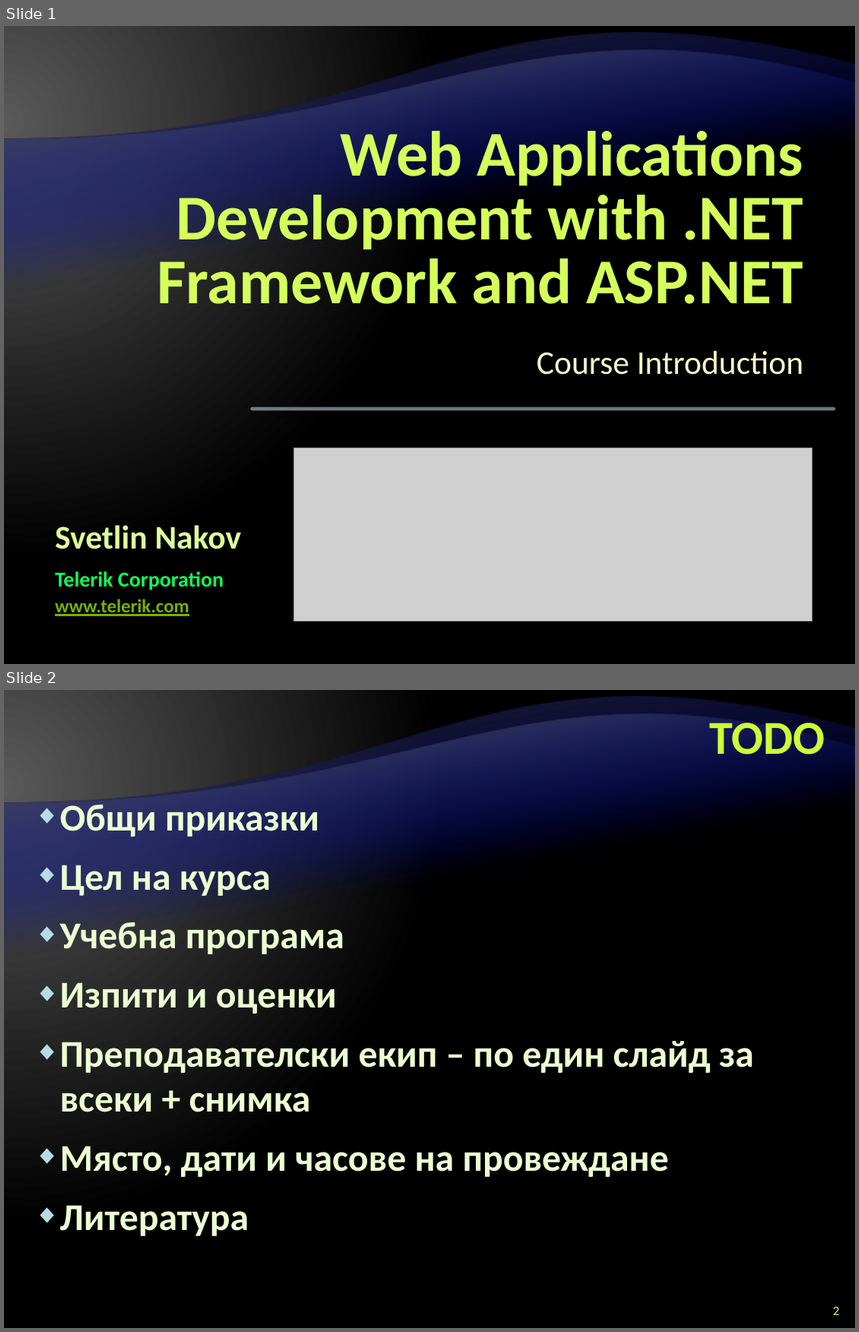
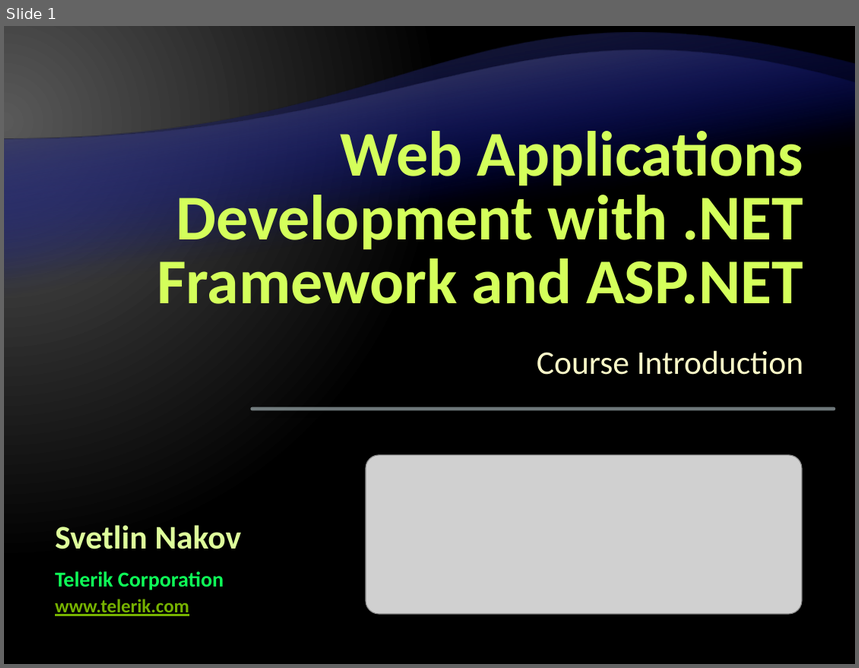
Before and after one commit to Graveheart/aspnetcourse, a slide deck: lectures/0. Course Introduction.pptx. Shown one above the other, each under a label of ours: slides 1 and 2 before the commit, slide 1 after it. The pictures are 859x1332 and 859x668 pixels, drawn with LibreOffice and Linux fonts; fonts in the diff are those of the drawing; grey boxes stand for pictures; background and template pictures are left out. Boxes give left, top, right and bottom in pixels: in the first picture for what was removed or moved away, otherwise in the second. Text is boxed around its words. In the diff, an @@ line names an element or a change of style, - is before the commit and + after.

```diff
--- a/lectures/0. Course Introduction.pptx
+++ b/lectures/0. Course Introduction.pptx
@@ slide 2 removed at [4, 690, 855, 1328], background gradient #595959 to #000000; not listed: 2 template elements that a slide beside it also shows @@
@@ title removed at [710, 714, 826, 755] @@
-TODO
@@ text removed at [60, 804, 754, 1236] @@
-◆ Общи приказки
-◆ Цел на курса
-◆ Учебна програма
-◆ Изпити и оценки
-◆ Преподавателски екип – по един слайд за всеки + снимка
-◆ Място, дати и часове на провеждане
-◆ Литература
@@ page number removed at [833, 1307, 840, 1315] @@
-2
@@ slide 1 changed as well @@
@@ picture: place and size @@
-picture at [294, 449, 813, 622]
+picture at [366, 455, 801, 614]
```
Also in this commit, not shown: 23 slides added.
